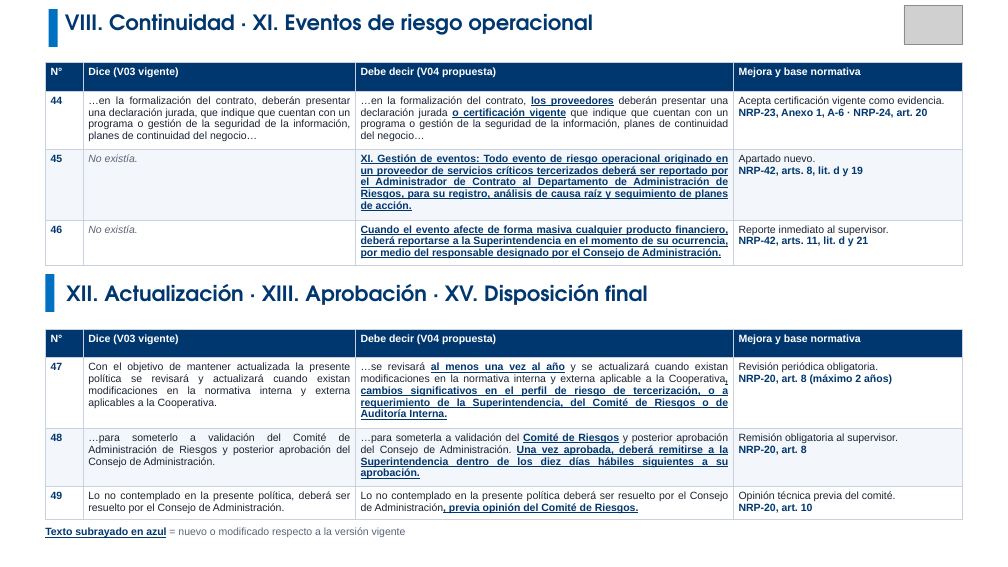
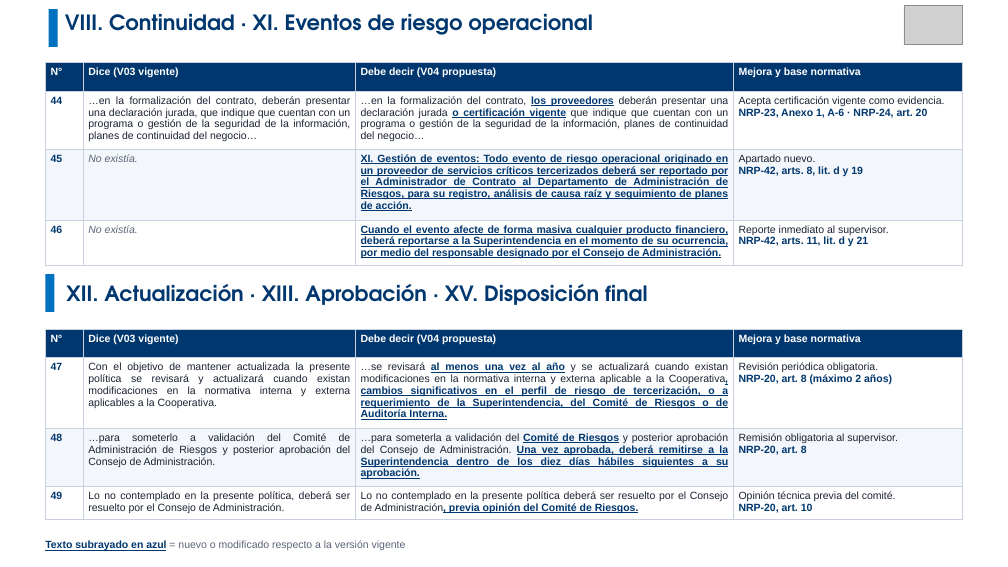
Before and after one commit to menjivar201280/riesgo, a slide deck: slide 10 of comparativo-comite-riesgos/Comparativo_Comite_Riesgos_V03_vs_V04.pptx. Drawn at 1008x567 pixels with LibreOffice and Linux fonts; fonts in the diff are those of the drawing; grey boxes stand for pictures. Boxes give left, top, right and bottom in pixels: in the first picture for what was removed or moved away, otherwise in the second. Text is boxed around its words. In the diff, an @@ line names an element or a change of style, - is before the commit and + after.

```diff
--- a/comparativo-comite-riesgos/Comparativo_Comite_Riesgos_V03_vs_V04.pptx
+++ b/comparativo-comite-riesgos/Comparativo_Comite_Riesgos_V03_vs_V04.pptx
@@ text "Texto subrayado en azul = ...": place and size @@
-text "Texto subrayado en azul = ..." at [45,527,406,538]
+text "Texto subrayado en azul = ..." at [45,540,406,551]
```
Also in this commit, not shown: 9 other slides changed.
